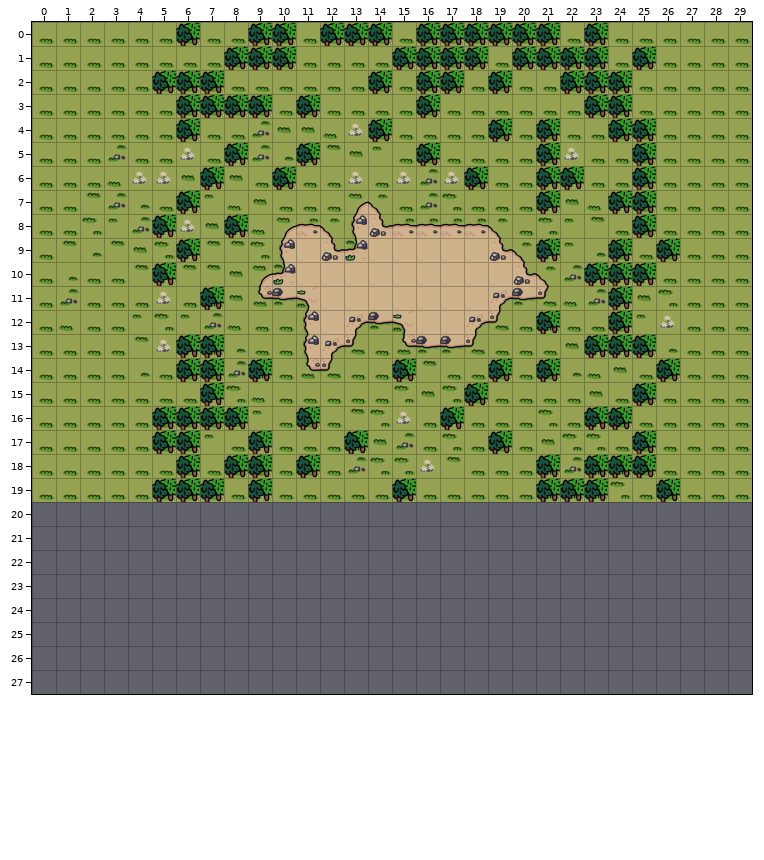
Two versions of a level (Tiled map, assets/resources/Tile/dungeon0.tmx). That is the earlier state.
Cells are 50x50 px. Shown: x 0..29, y 0..27. The old version is drawn lined up with the new one.
The result:
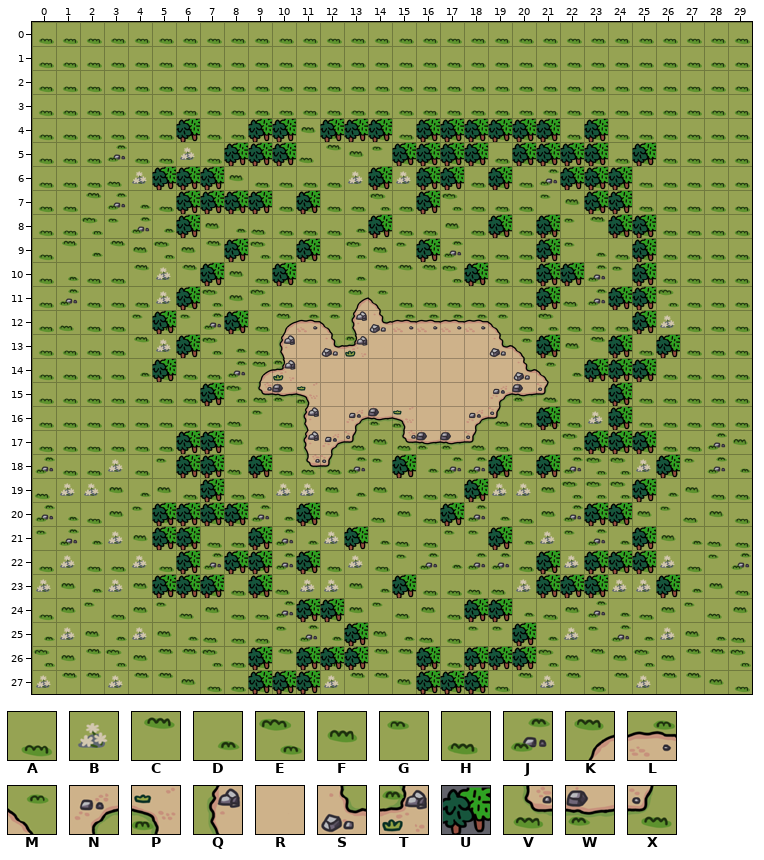
Key: from "grassTilemap": A 0, B 1, C 2, D 10, E 11, F 12, G 20, H 21, J 22, K 30, L 31, M 32, N 33, P 34, Q 40, R 41, S 43, T 44, U 49, V 50, W 51, X 52.
_ is an empty cell, # one hidden under a higher layer.
Tiles replaced or removed in this view: A, B, C, E, F, G, J, K, L, M, N, P, Q, R, S, T, U, V, W, X.
Diff:
Changed rows in their new state; . is an unchanged cell.
map size 30x20 -> 30x28 cells
Layer "stage":
first column x 0:
17 ......JFFA..................JF
18 J..B.GJDHJ..#.GJDJJ..B...B.GJD
19 HBBFDF...HBBFDF..HHBBF...FDF..
20 JDAFGHFAAJDAFGHFAJJDAFJDAFGHFA
21 GJDBFDHAAGJDBFDHAGGJDBGJDBFDHA
22 ABAABAGJDHJAABAGJDJJAABJAABAGJ
23 BFDBFDFAAAHBBFDFAAHHBBFHBBFDFA
24 AFGAFGHFAAJDAFGHFAJJDAFJDAFGHF
25 DBFDBFDHAAGJDBFDHAGGJDBGJDBFDH
26 EFCEFCCEAACFEFCCEACCFEFCFEFCCE
27 BCCBCCFAAAACBCCFAAAACBCACBCCFA
Layer "soil":
first column x 9:
 7 ....__.........
 8 .__________....
 9 .___________...
10 _____________..
11 ____KM_______..
12 .KLMQSLLLLM....
13 .QRSTRRRRRSM...
14 KTRRRRRRRRRSM..
15 VWPRRRRRRRNWX._
16 ..QRNWPRRNX....
17 ..QNX.VWWX.....
18 ..VX.____..._..
19 ............_..
Layer "deco":
first column x 5:
 0 ._..__.___.______._...
 1 ...___....____.____._.
 2 ___......_.__._..___..
 3 .____._...._......__..
 4 ....UU.UU..UUU.U..U__.
 5 ....UU_...U.UU.U.UU...
 6 UU..._...U.UU_U._.UU_.
 7 ..UUU.U....U...._.U._.
 8 _U._.....U....U.U..U..
 9 ._.U..U....U......._U_
10 _.U..U.......U..UU__..
11 .U_.............U...U.
12 U..U............_.._U.
13 .._.............U._._U
14 U__._....._..._._.UUU_
15 ............._.....U_.
16 ____.._....._...U._...
17 _.U._..._....._...UU..
18 ..U_.._...U...U...___U
19 __.._....._..U..___.U_
20 UUUU..U.....U.....UU..
21 UU..U...U.....U.....U.
22 .U.UU.U.........U.UUU.
23 UUU.U.....U.....UUU..U
24 ......UU.....UU.......
25 ........U......U......
26 ....U.UUU..U.UUU......
27 ....UUU....UUU........
Boxes around the changes in both pictures, in picture pixels (x1, y1, x2, y2):
changed: (32, 22, 752, 694)
